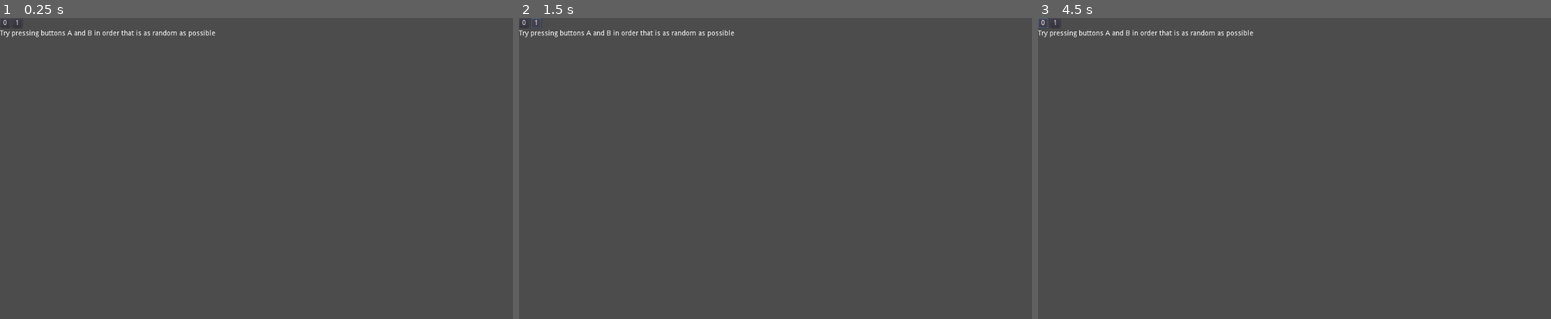
Above: before the commit, frames 1-3 (left to right).
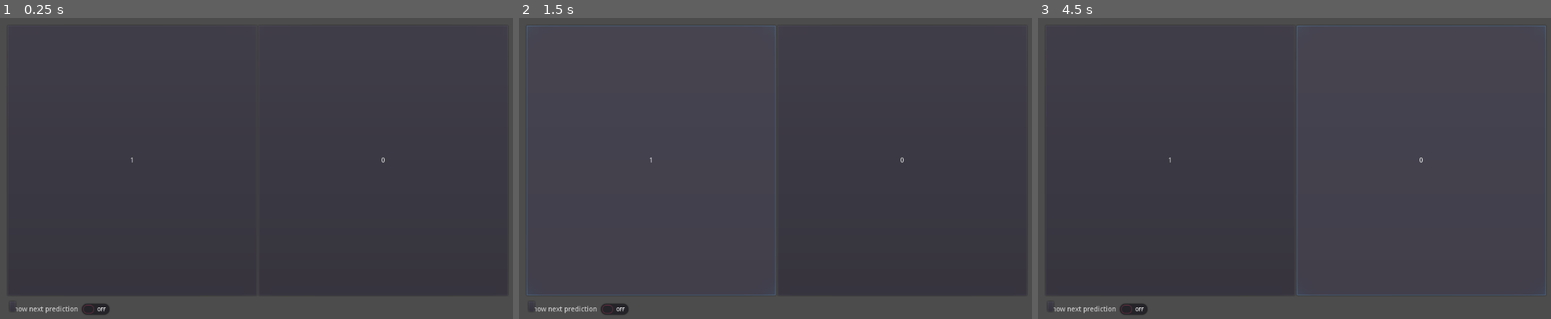
Above: after the commit, the same moments.

Repository: Winsalot/HumanRandomnessTest
Game: Godot game, scene res://Main.tscn
The game is run twice, just before and just after one commit, with the same random seed, the same clock (stepped at 60 frames per second) and the same inputs.
Inputs (mouse positions are in pixels of both pictures, inside the frame that each line leads up to):
- Up to frame 1 (0.25 s): no input
- Up to frame 2 (1.5 s): click "0" at 0.5 s; click "1" at 1.25 s
- Up to frame 3 (4.5 s): click (1048, 306) at 2.02 s; click (1099, 309) at 2.75 s, where only the run after the commit has a clickable "Show next prediction"; click (1099, 309) at 3.5 s, where only the run after the commit has a clickable "Show next prediction"; click "0" at 4.25 s

The runs differ from the first frame. In frame 1, 0.9% of the frame differs, in the area x 0-97%, y 0-99%; in frame 2, 1.1%; in frame 3, 1.2%, in the area x 0-99%, y 0-99%.

Commit message:
towards final design

Diff:
--- a/Main.tscn
+++ b/Main.tscn
@@ -1,18 +1,18 @@
 [gd_scene load_steps=6 format=2]
 
 [ext_resource path="res://Main.gd" type="Script" id=1]
+
+[sub_resource type="InputEventAction" id=3]
+action = "select_1"
+
+[sub_resource type="ShortCut" id=4]
+shortcut = SubResource( 3 )
 
 [sub_resource type="InputEventAction" id=1]
 action = "select_0"
 
 [sub_resource type="ShortCut" id=2]
 shortcut = SubResource( 1 )
-
-[sub_resource type="InputEventAction" id=3]
-action = "select_1"
-
-[sub_resource type="ShortCut" id=4]
-shortcut = SubResource( 3 )
 
 [node name="Main" type="Control"]
 anchor_right = 1.0
@@ -23,56 +23,132 @@
 }
 Ngram_max = 10
 
-[node name="HBoxContainer" type="HBoxContainer" parent="."]
-margin_right = 40.0
-margin_bottom = 40.0
+[node name="MarginContainer" type="MarginContainer" parent="."]
+anchor_right = 1.0
+anchor_bottom = 1.0
+margin_left = 15.0
+margin_top = 15.0
+margin_right = -15.0
+margin_bottom = -15.0
 __meta__ = {
 "_edit_use_anchors_": false
 }
 
-[node name="VBoxContainer" type="VBoxContainer" parent="HBoxContainer"]
-margin_right = 428.0
-margin_bottom = 40.0
-__meta__ = {
-"_edit_use_anchors_": false
-}
+[node name="Everything" type="VBoxContainer" parent="MarginContainer"]
+margin_right = 994.0
+margin_bottom = 570.0
 
-[node name="Container" type="HBoxContainer" parent="HBoxContainer/VBoxContainer"]
-margin_right = 428.0
-margin_bottom = 20.0
+[node name="ButtonBox" type="HBoxContainer" parent="MarginContainer/Everything"]
+margin_right = 994.0
+margin_bottom = 538.0
+size_flags_horizontal = 3
+size_flags_vertical = 3
 
-[node name="Button_A" type="Button" parent="HBoxContainer/VBoxContainer/Container"]
-margin_right = 20.0
-margin_bottom = 20.0
-shortcut = SubResource( 2 )
-text = "0"
-
-[node name="Button_B" type="Button" parent="HBoxContainer/VBoxContainer/Container"]
-margin_left = 24.0
-margin_right = 44.0
-margin_bottom = 20.0
+[node name="Button_B" type="Button" parent="MarginContainer/Everything/ButtonBox"]
+margin_right = 495.0
+margin_bottom = 538.0
+size_flags_horizontal = 3
+size_flags_vertical = 3
 shortcut = SubResource( 4 )
 text = "1"
 __meta__ = {
 "_edit_use_anchors_": false
 }
 
-[node name="Instructions" type="Label" parent="HBoxContainer/VBoxContainer"]
-margin_top = 24.0
+[node name="Button_A" type="Button" parent="MarginContainer/Everything/ButtonBox"]
+margin_left = 499.0
+margin_right = 994.0
+margin_bottom = 538.0
+size_flags_horizontal = 3
+size_flags_vertical = 3
+shortcut = SubResource( 2 )
+text = "0"
+
+[node name="Predictions" type="Panel" parent="MarginContainer/Everything"]
+margin_top = 542.0
+margin_right = 994.0
+margin_bottom = 542.0
+
+[node name="HBoxPred" type="HBoxContainer" parent="MarginContainer/Everything/Predictions"]
+margin_top = 4.0
+margin_right = 994.0
+margin_bottom = 44.0
+__meta__ = {
+"_edit_use_anchors_": false
+}
+
+[node name="CheckButton" type="CheckButton" parent="MarginContainer/Everything/Predictions/HBoxPred"]
+margin_right = 214.0
+margin_bottom = 40.0
+text = "Show next prediction"
+__meta__ = {
+"_edit_use_anchors_": false
+}
+
+[node name="NextPredLab" type="Label" parent="MarginContainer/Everything/Predictions/HBoxPred"]
+margin_left = 218.0
+margin_top = 13.0
+margin_right = 218.0
+margin_bottom = 27.0
+
+[node name="OtherInfo" type="HBoxContainer" parent="MarginContainer/Everything"]
+margin_top = 546.0
+margin_right = 994.0
+margin_bottom = 570.0
+__meta__ = {
+"_edit_use_anchors_": false
+}
+
+[node name="History" type="Panel" parent="MarginContainer/Everything/OtherInfo"]
+margin_bottom = 24.0
+
+[node name="StatsAbout" type="VBoxContainer" parent="MarginContainer/Everything/OtherInfo"]
+margin_left = 4.0
+margin_right = 16.0
+margin_bottom = 24.0
+
+[node name="Stats" type="Panel" parent="MarginContainer/Everything/OtherInfo/StatsAbout"]
+margin_right = 12.0
+
+[node name="About" type="Button" parent="MarginContainer/Everything/OtherInfo/StatsAbout"]
+margin_top = 4.0
+margin_right = 12.0
+margin_bottom = 24.0
+
+[node name="HBoxContainer" type="HBoxContainer" parent="MarginContainer"]
+visible = false
+margin_right = 994.0
+margin_bottom = 570.0
+__meta__ = {
+"_edit_use_anchors_": false
+}
+
+[node name="VBoxContainer" type="VBoxContainer" parent="MarginContainer/HBoxContainer"]
 margin_right = 428.0
-margin_bottom = 38.0
+margin_bottom = 570.0
+__meta__ = {
+"_edit_use_anchors_": false
+}
+
+[node name="Container" type="HBoxContainer" parent="MarginContainer/HBoxContainer/VBoxContainer"]
+margin_right = 428.0
+
+[node name="Instructions" type="Label" parent="MarginContainer/HBoxContainer/VBoxContainer"]
+margin_top = 4.0
+margin_right = 428.0
+margin_bottom = 18.0
 text = "Try pressing buttons A and B in order that is as random as possible"
 
-[node name="VBoxContainer2" type="VBoxContainer" parent="HBoxContainer"]
+[node name="VBoxContainer2" type="VBoxContainer" parent="MarginContainer/HBoxContainer"]
 margin_left = 432.0
 margin_right = 432.0
-margin_bottom = 40.0
+margin_bottom = 570.0
 
-[node name="Next_pred" type="Label" parent="HBoxContainer/VBoxContainer2"]
+[node name="Next_pred" type="Label" parent="MarginContainer/HBoxContainer/VBoxContainer2"]
 margin_bottom = 14.0
 
-[node name="Acc" type="Label" parent="HBoxContainer/VBoxContainer2"]
+[node name="Acc" type="Label" parent="MarginContainer/HBoxContainer/VBoxContainer2"]
 margin_top = 18.0
 margin_bottom = 32.0
-[connection signal="pressed" from="HBoxContainer/VBoxContainer/Container/Button_A" to="." method="_on_Button_A_pressed"]
-[connection signal="pressed" from="HBoxContainer/VBoxContainer/Container/Button_B" to="." method="_on_Button_B_pressed"]
+[connection signal="pressed" from="MarginContainer/Everything/ButtonBox/Button_B" to="." method="_on_Button_B_pressed"]
+[connection signal="pressed" from="MarginContainer/Everything/ButtonBox/Button_A" to="." method="_on_Button_A_pressed"]
Binary file added: design draft.png
Not shown, added: design draft.png.import
Not shown, changed: README
